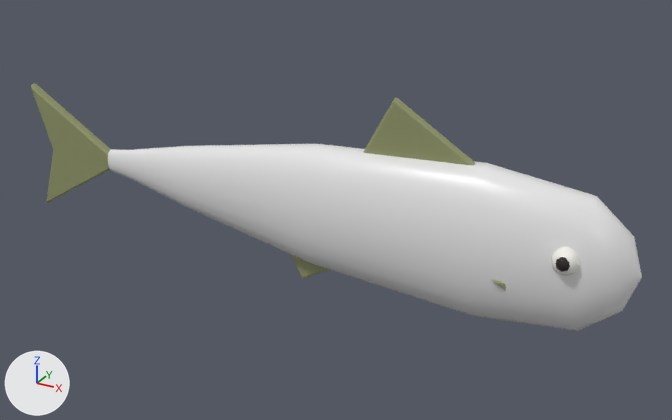
One commit to the glTF model godot/assets/items/fish/trout.glb: the scene before it, then after it.
One viewpoint serves both versions: a 50 mm camera at (0.221, -0.406, 0.251) aimed at (-0.006, 0.007, 0.045). Lighting does not change. The marker at lower left points along +X, +Y and +Z. The picture after the commit comes second. Where no turn or scale is listed for an object, it has been applied to the vertices. Vertices at exactly the same position are counted once.

The older version as bpy lines, for what is in view:
```python
ob_mesh_0 = bpy.data.objects.new('Mesh_0', me_mesh_0)
ob_mesh_0.location = (0.16, 0.0, 0.048)
ob_mesh_1 = bpy.data.objects.new('Mesh_1', me_mesh_1)
ob_mesh_1.location = (-0.1536, 0.0, 0.048)
ob_mesh_2 = bpy.data.objects.new('Mesh_2', me_mesh_2)
ob_mesh_2.location = (0.016, 0.0, 0.0848)
ob_mesh_3 = bpy.data.objects.new('Mesh_3', me_mesh_3)
ob_mesh_3.location = (-0.032, 0.0, 0.0192)
ob_mesh_5 = bpy.data.objects.new('Mesh_5', me_mesh_5)
ob_mesh_5.location = (0.128, -0.016, 0.056)
ob_mesh_6 = bpy.data.objects.new('Mesh_6', me_mesh_6)
ob_mesh_6.location = (0.128, -0.0198, 0.0563)
```
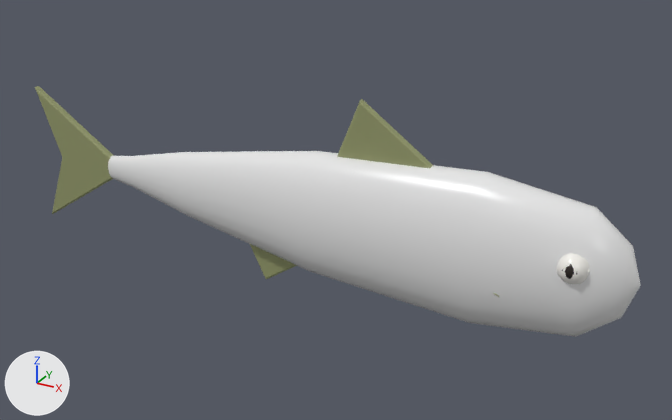
The edits, one by one:
me_mesh_0 is used by ob_mesh_0; location (0.16, 0.0, 0.048).
me_mesh_0 had 152 vertices, 252 faces and spanned x -0.32..0.0, y -0.021..0.021, z -0.041..0.041.
me_mesh_0 now has 168 vertices, 280 faces and spans x -0.32..0.0, y -0.021..0.021, z -0.042..0.042.
Part 1, on me_mesh_0:
12 vertices are removed from x -0.304..-0.026, y -0.017..0.018, z -0.041..0.03.
64 faces are deleted.
5 vertices in x -0.176..-0.006, y -0.02..0.02, z 0.007..0.014 move by (0.0, 0.0, -0.001).
4 vertices in x -0.304..-0.262, y -0.007..-0.001, z -0.012..0.019 move by (0.0, -0.001, 0.0).
4 vertices in x -0.304..-0.262, y 0.001..0.007, z -0.019..0.012 move by (0.0, 0.001, 0.0).
4 vertices in x -0.176..-0.08, y -0.02..0.02, z -0.014..-0.012 move by (0.0, 0.0, 0.001).
3 vertices in x -0.262..-0.006, y -0.007..-0.002, z 0.012..0.019 move by (0.0, -0.001, -0.001).
3 vertices in x -0.176..-0.006, y -0.013..-0.005, z 0.017..0.03 move by (0.0, -0.001, -0.002).
48 vertices move from x -0.262..-0.006, y -0.017..0.017, z -0.035..0.041 to x -0.262..0.0, y -0.017..0.017, z -0.036..0.042.
28 vertices are added at x -0.32..0.0, y -0.016..0.017, z -0.042..0.034.
92 new faces join them.
me_mesh_5 is used by ob_mesh_5; location (0.128, -0.016, 0.056).
me_mesh_5 had 79 vertices, 140 faces and spanned x -0.00704..0.00704, y -0.0067..0.0067, z -0.00704..0.00704.
me_mesh_5 now has 79 vertices, 140 faces and spans x -0.00832..0.00832, y -0.00791..0.00791, z -0.00832..0.00832.
me_mesh_5 part 2: the whole mesh is multiplied about its middle by the matrix ((1.182, 0.0, 0.0), (0.0, 1.182, 0.0), (0.0, 0.0, 1.182)).
Object 'Mesh_0' (ob_mesh_0) moves from (0.16, 0.0, 0.048) to (0.16, 0.0, 0.0437).
Object 'Mesh_1' (ob_mesh_1) moves from (-0.1536, 0.0, 0.048) to (-0.1504, 0.0, 0.0437).
Object 'Mesh_2' (ob_mesh_2) moves from (0.016, 0.0, 0.0848) to (0.0, 0.0, 0.079).
Object 'Mesh_3' (ob_mesh_3) moves from (-0.032, 0.0, 0.0192) to (-0.0576, 0.0, 0.0146).
Object 'Mesh_5' (ob_mesh_5) moves from (0.128, -0.016, 0.056) to (0.1312, -0.0129, 0.052).
Object 'Mesh_6' (ob_mesh_6) moves from (0.128, -0.0198, 0.0563) to (0.1312, -0.0166, 0.0524).

Changed parts and their boxes (x1, y1, x2, y2) in the pictures (672 x 420 px; the box of a moved part takes in the faces that stretch with it):
'Mesh_0', reshaped, moved
    before: (108, 144, 642, 331)
    after: (108, 151, 641, 337)
'Mesh_2', moved
    before: (364, 97, 476, 165)
    after: (337, 99, 433, 168)
'Mesh_1', moved
    before: (31, 84, 111, 203)
    after: (35, 86, 114, 214)
'Mesh_3', moved
    before: (291, 254, 330, 279)
    after: (250, 244, 297, 279)
'Mesh_5', reshaped, moved
    before: (551, 247, 580, 276)
    after: (557, 253, 590, 284)
'Mesh_6', moved
    before: (555, 257, 570, 272)
    after: (562, 264, 577, 279)
part 1 of me_mesh_0, moved or reshaped
    before: (111, 146, 642, 331)
    after: (111, 151, 641, 337)
